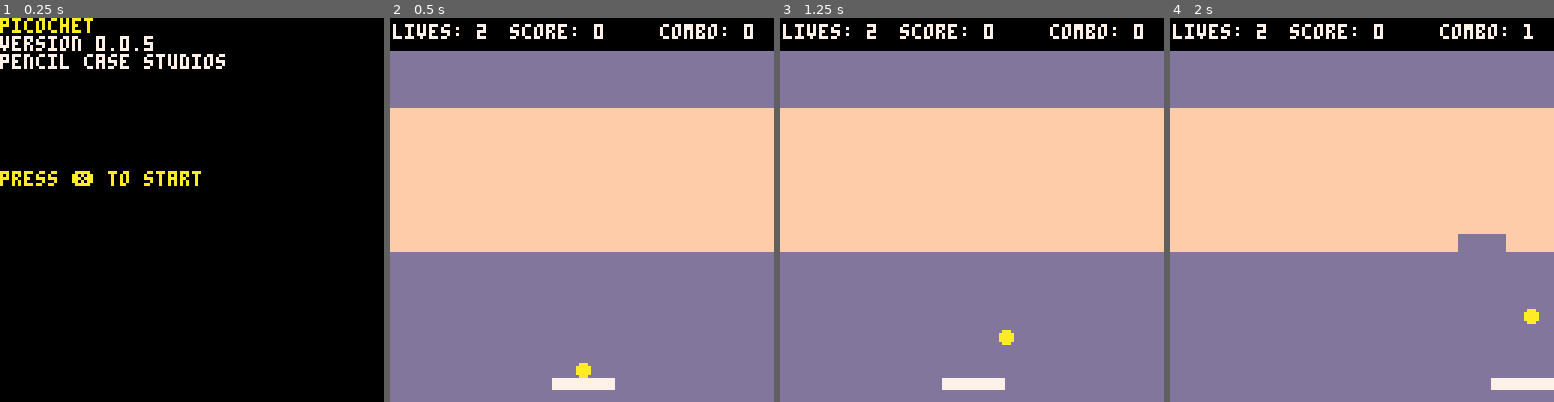
Above: before the commit, frames 1-4 (left to right).
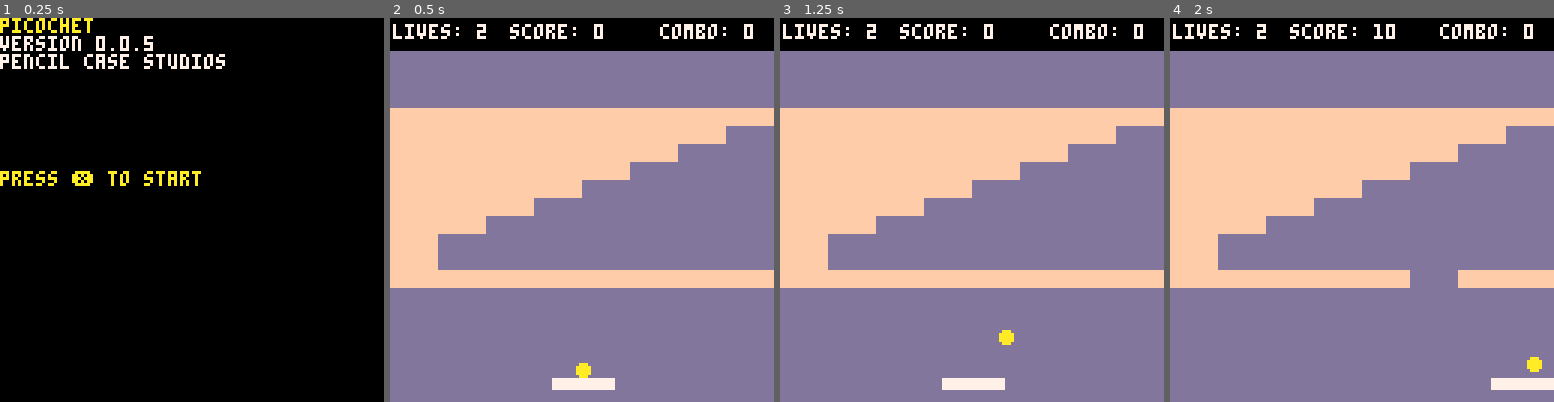
Above: after the commit, the same moments.

Repository: pencilcasestudios/picochet
Game: PICO-8 cartridge picochet.p8
Two runs of this game, one before a commit and one after it. Both use one fixed random seed, a clock stepped at 60 frames per second and the inputs below.
Inputs:
- Up to frame 1 (0.25 s): no input
- Up to frame 2 (0.5 s): tap X (X key) at 0.33 s
- Up to frame 3 (1.25 s): tap X (X key) at 1.07 s
- Up to frame 4 (2 s): hold Right from 1.6 s (still down); tap X (X key) at 1.85 s

Frame 1 is identical in both runs. In frame 2, 22% of the frame differs, in the area x 0-100%, y 28-71%; in frame 3, 22%; in frame 4, 21%.

Commit message:
Add brick pattern logic
This commit adds a Forsyth–Edwards Notation-inspired way to design brick
patterns.

I have also done some refactoring (mostly by removing duplication).

Diff:
--- a/picochet.p8
+++ b/picochet.p8
@@ -55,6 +55,14 @@
 	combo_hit_6_sound = 13
 	combo_hit_7_sound = 14
 	combo_hit_8_sound = 15
+
+	-- levels
+	brick_pattern = "bbbbbbbb//bbbbbbb/bbbbbb/bbbbb/bbbb/bbb/bb/b/b/bbbbbbbb"
+end
+
+function shadowed_text(text, x, y, shadow_colour, text_colour)
+	print(text, x + 1, y + 1, shadow_colour)
+	print(text, x, y, text_colour)
 end
 
 function play_game()
@@ -96,32 +104,46 @@
 	brick_width = 16
 	brick_height = 6
 
-	build_bricks()
+	build_bricks(brick_pattern)
 
 	serve_ball()
 end
 
-function build_bricks()
+function build_bricks(pattern)
 	brick_x = {}
 	brick_y = {}
 	is_brick_visible = {}
 
-	local i
-	for i = 1, total_bricks do
-		add(
-			brick_x,
-			((i - 1)
-						% max_bricks_per_row)
-					* brick_width
-		)
-		local gap_from_top = 30
-		add(
-			brick_y,
-			gap_from_top
-					+ (flr((i - 1)
-						/ max_bricks_per_column) * brick_height)
-		)
-		add(is_brick_visible, true)
+	local j = 0
+	for i = 1, #pattern do
+		local char = sub(pattern, i, i)
+		local val = tonum(char)
+		local pixel_gap_from_top = 30
+
+		if char == "b" then
+			add(
+				brick_x,
+				(j % max_bricks_per_row)
+						* brick_width
+			)
+			add(
+				brick_y,
+				pixel_gap_from_top
+						+ flr(j / max_bricks_per_row)
+						* brick_height
+			)
+			add(is_brick_visible, true)
+			j = j + 1
+		elseif val != nil and val > 0 then
+			j = j + val
+		elseif char == "/" then
+			-- jump to start of next row ONLY if we aren't
+			-- already at the start of one
+			if j % max_bricks_per_row != 0 then
+				j = (flr(j / max_bricks_per_row) + 1)
+						* max_bricks_per_row
+			end
+		end
 	end
 end
 
@@ -368,11 +390,6 @@
 	)
 end
 
-function shadowed_text(text, x, y, shadow_colour, text_colour)
-	print(text, x + 1, y + 1, shadow_colour)
-	print(text, x, y, text_colour)
-end
-
 function draw_game_over()
 	shadowed_text(
 		"you lose?",
@@ -409,14 +426,8 @@
 	)
 end
 
-function draw_game_win()
-	shadowed_text(
-		"you win?",
-		9,
-		51,
-		black,
-		white
-	)
+function draw_pause_game()
+	shadowed_text("paused", 9, 51, black, white)
 
 	shadowed_text(
 		"press ❎ to restart",
@@ -425,22 +436,6 @@
 		black,
 		gray
 	)
-end
-
-function draw_pause_game()
-	shadowed_text("paused", 9, 51, black, white)
-
-	shadowed_text(
-		"press ❎ to restart",
-		9,
-		61,
-		black,
-		gray
-	)
-end
-
-function draw_pause_game()
-	print("paused")
 end
 
 function update_start_game()
Not shown, changed: README.md
